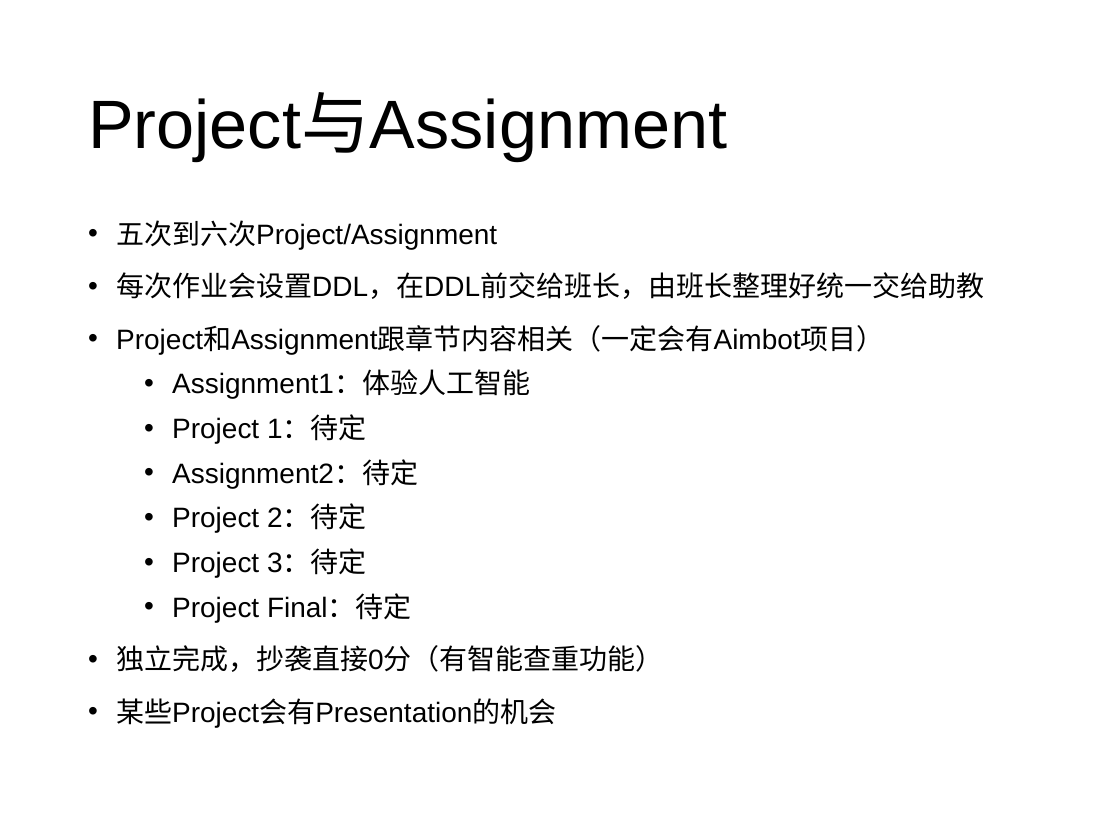
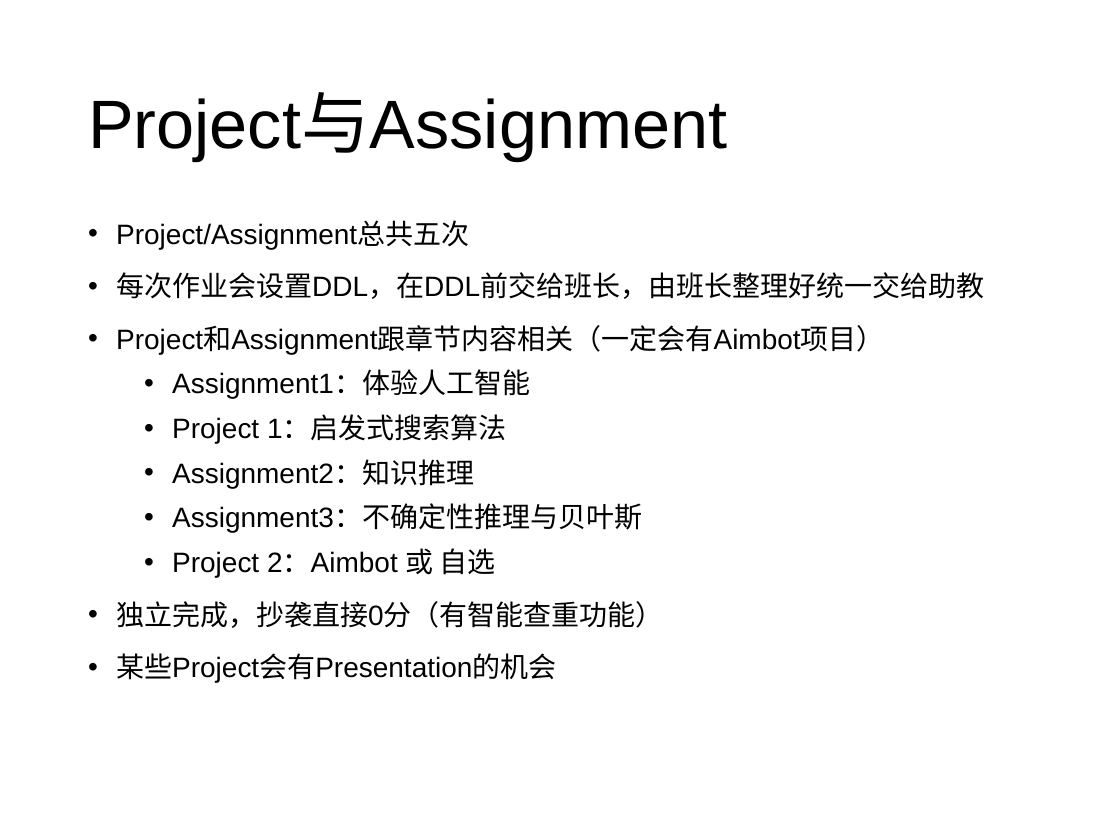
Before and after one commit to Philosober/AI-fundamentals-2024-Spring, a slide deck: slide 3 of Lab/课程总体要求.pptx. Drawn at 1120x840 pixels with LibreOffice and Linux fonts; fonts in the diff are those of the drawing. Boxes give left, top, right and bottom in pixels: in the first picture for what was removed or moved away, otherwise in the second. Text is boxed around its words. In the diff, an @@ line names an element or a change of style, - is before the commit and + after.

Commit message:
add titles for projects and assignments

```diff
--- a/Lab/课程总体要求.pptx
+++ b/Lab/课程总体要求.pptx
@@ text at (116,222,469,249): text changed @@
-• 五次到六次Project/Assignment
+• Project/Assignment总共五次
@@ text at (172,416,642,577): text changed @@
-  • Project 1：待定
-  • Assignment2：待定
-  • Project 2：待定
-  • Project 3：待定
-  • Project Final：待定
+  • Project 1：启发式搜索算法
+  • Assignment2：知识推理
+  • Assignment3：不确定性推理与贝叶斯
+  • Project 2：Aimbot 或 自选
```
